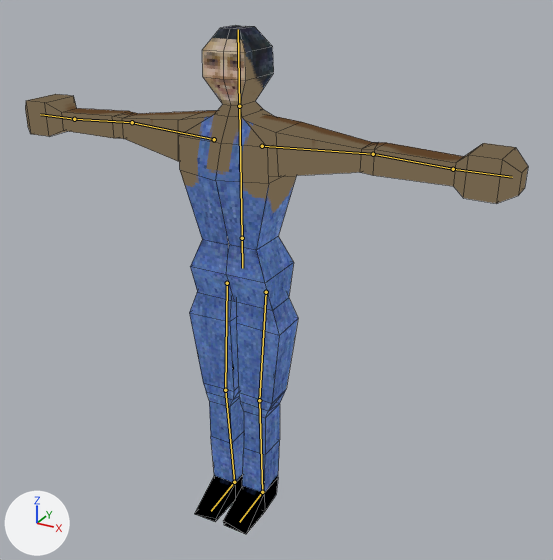
One commit to the Blender file blender/man.blend: the scene before it, then after it.
Before and after are seen from a 50 mm lens placed at (1.32, -2.15, 2.07), pointed at (0.11, 0.05, 0.97). Arrows for +X, +Y and +Z are at lower left; the lights stay in place. The bones that bend it are drawn over the model as lines. Mesh edges are drawn as thin lines.
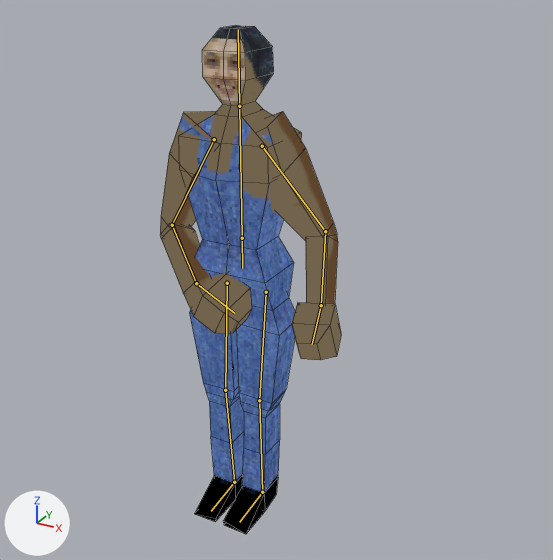
The newer file adds an action. The first version stands in its rest pose; the second is drawn at frame 16 of the action 'pistolwhip'.

What differs and where, as boxes (x1, y1, x2, y2) in the pictures (553 x 560 px):
'Cube', posed (64% narrower): before (25, 25, 528, 534); after (160, 25, 341, 534)
bone 'upperarm.l', root to tip: before (262, 146) to (373, 154); after (262, 146) to (325, 231)
bone 'forearm.l', root to tip: before (373, 154) to (453, 169); after (325, 231) to (321, 305)
bone 'hand.l', root to tip: before (453, 169) to (512, 177); after (321, 305) to (312, 344)
bone 'upperarm.r', root to tip: before (214, 139) to (132, 122); after (214, 139) to (172, 225)
bone 'forearm.r', root to tip: before (132, 122) to (74, 119); after (172, 225) to (196, 283)
bone 'hand.r', root to tip: before (74, 119) to (40, 114); after (196, 283) to (234, 313)

The change in detail:
Bone 'upperarm.l' (bone_upperarm_l) turns from (0, 0, 0) to (-17, 12, -64) degrees about its own x, y and z.
Bone 'forearm.l' (bone_forearm_l) turns from (0, 0, 0) to (45, -10, -15) degrees about its own x, y and z.
Bone 'hand.l' (bone_hand_l) turns from (0, 0, 0) to (36, -9, -3) degrees about its own x, y and z.
Bone 'upperarm.r' (bone_upperarm_r) turns from (0, 0, 0) to (-6, -167, 65) degrees about its own x, y and z.
Bone 'forearm.r' (bone_forearm_r) turns from (0, 0, 0) to (-10, -17, -81) degrees about its own x, y and z.
Bone 'hand.r' (bone_hand_r) turns from (0, 0, 0) to (34, 25, 1) degrees about its own x, y and z.
